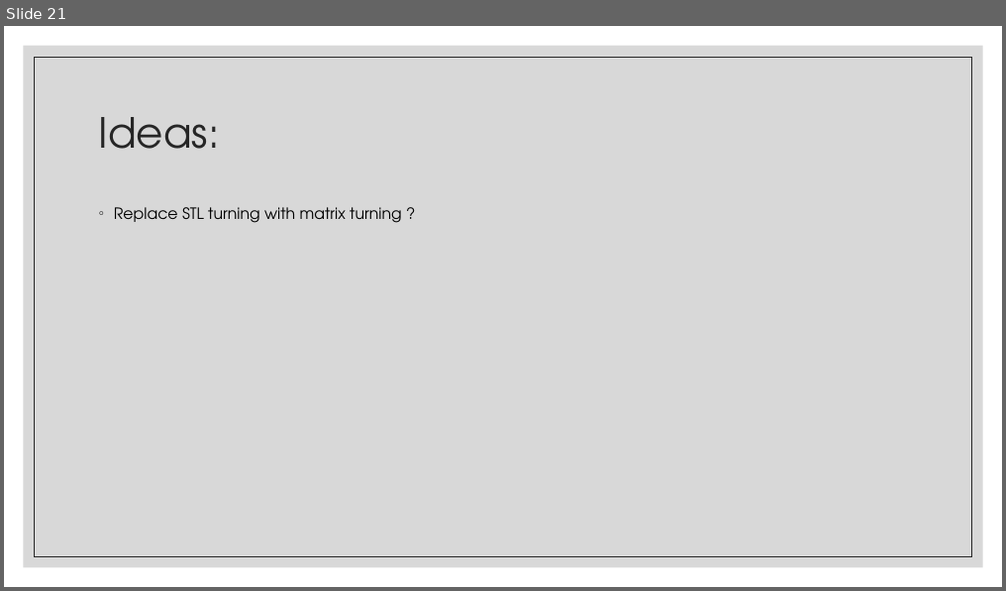
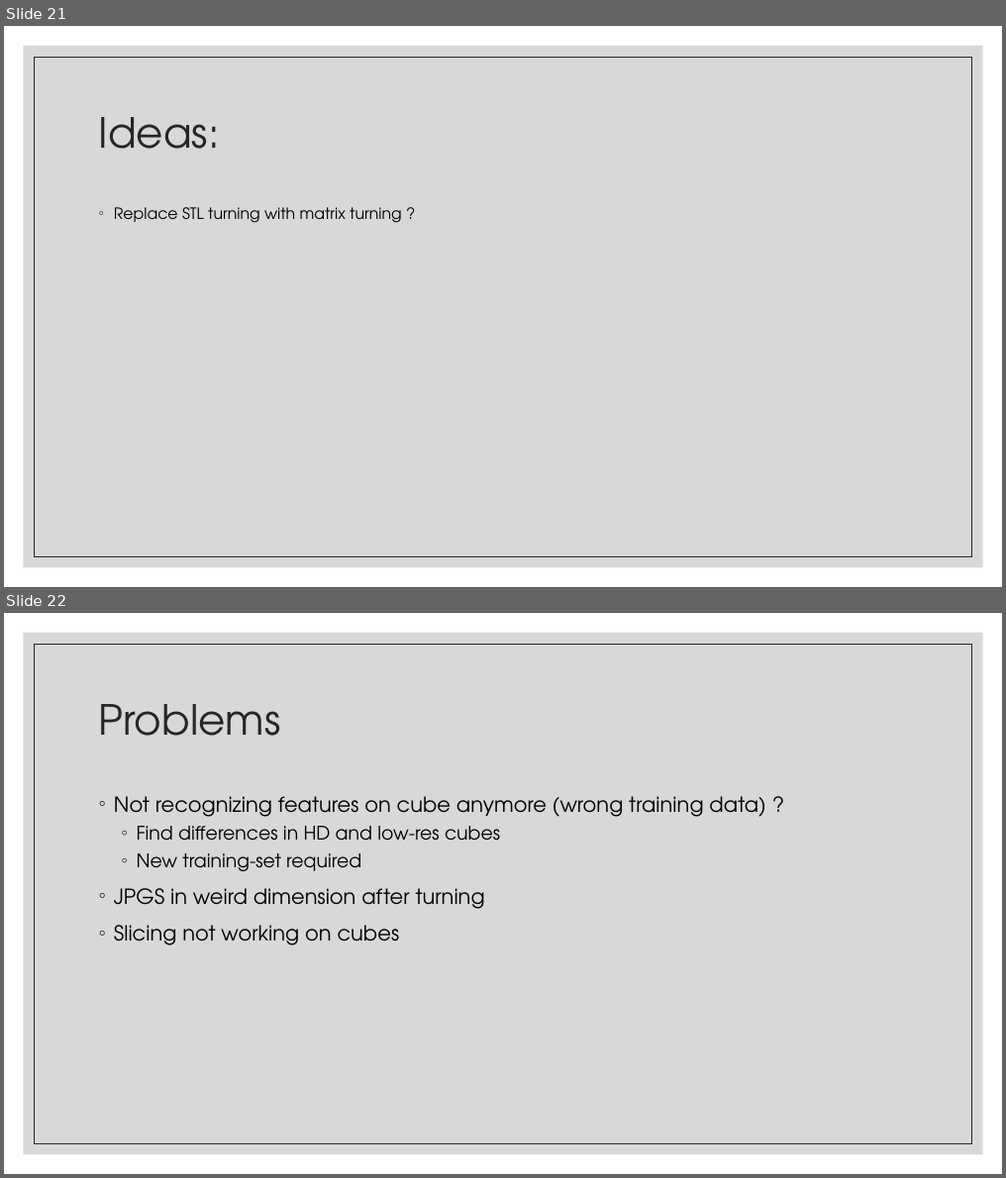
Before and after one commit to JanNalivaika/SSD_EXT, a slide deck: SSD Feature Detection Selling points.pptx. Shown one above the other, each under a label of ours: slide 21 before the commit, slides 21 and 22 after it. The pictures are 1006x591 and 1006x1178 pixels, drawn with LibreOffice and Linux fonts; fonts in the diff are those of the drawing. Boxes give left, top, right and bottom in pixels: in the first picture for what was removed or moved away, otherwise in the second. Text is boxed around its words. In the diff, an @@ line names an element or a change of style, - is before the commit and + after.

```diff
--- a/SSD Feature Detection Selling points.pptx
+++ b/SSD Feature Detection Selling points.pptx
@@ slide 22 added at box(4, 613, 1002, 1174), background #FFFFFF; not listed: 2 template elements that a slide beside it also shows @@
@@ title added at box(99, 704, 281, 736), 40 pt, text #262626 @@
+Problems
@@ text added at box(114, 796, 765, 946), 20 pt, text #000000 @@
+◦ Not recognizing features on cube anymore (wrong training data) ?
+  ◦ Find differences in HD and low-res cubes
+  ◦ New training-set required
+◦ JPGS in weird dimension after turning
+◦ Slicing not working on cubes
```
Also in this commit, not shown: 4 other files.
